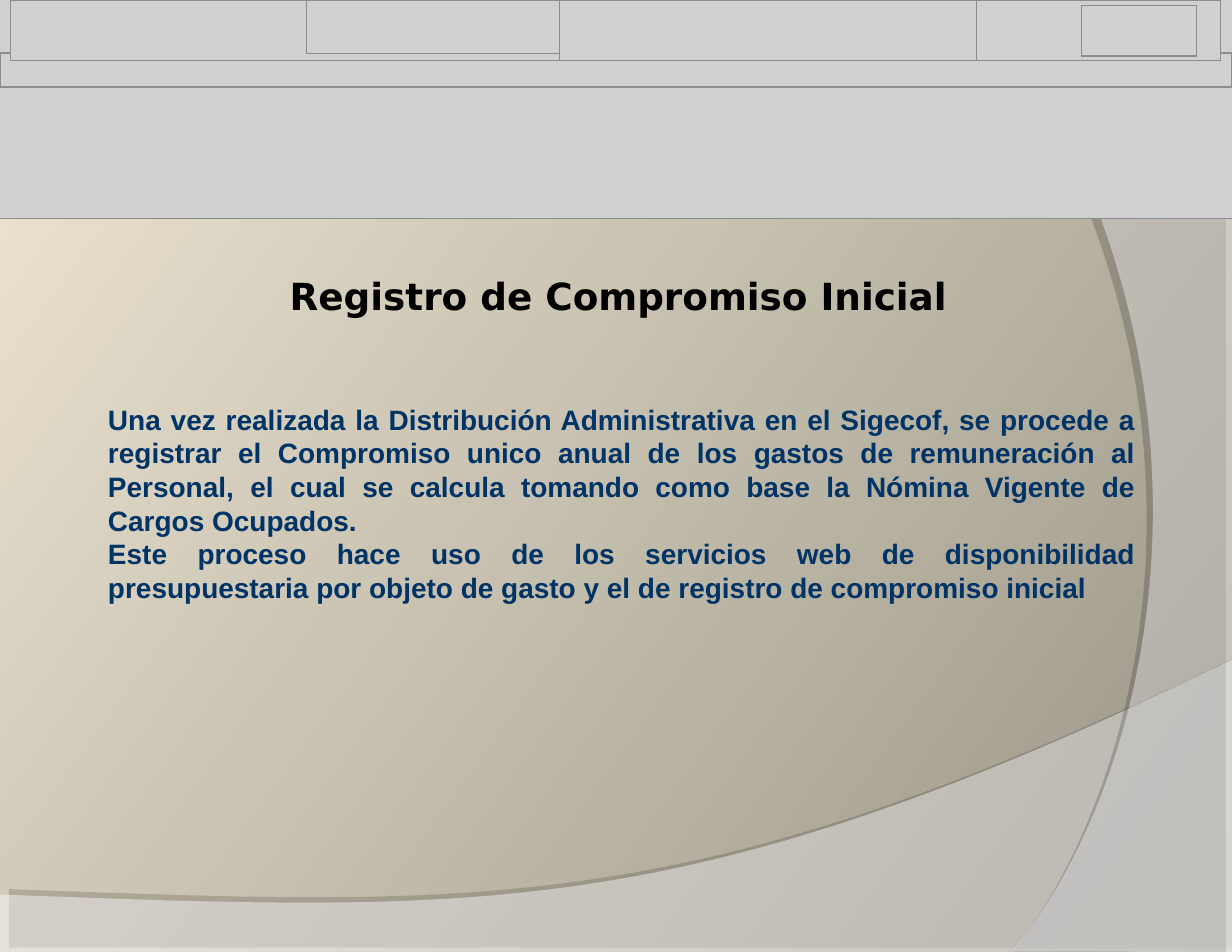
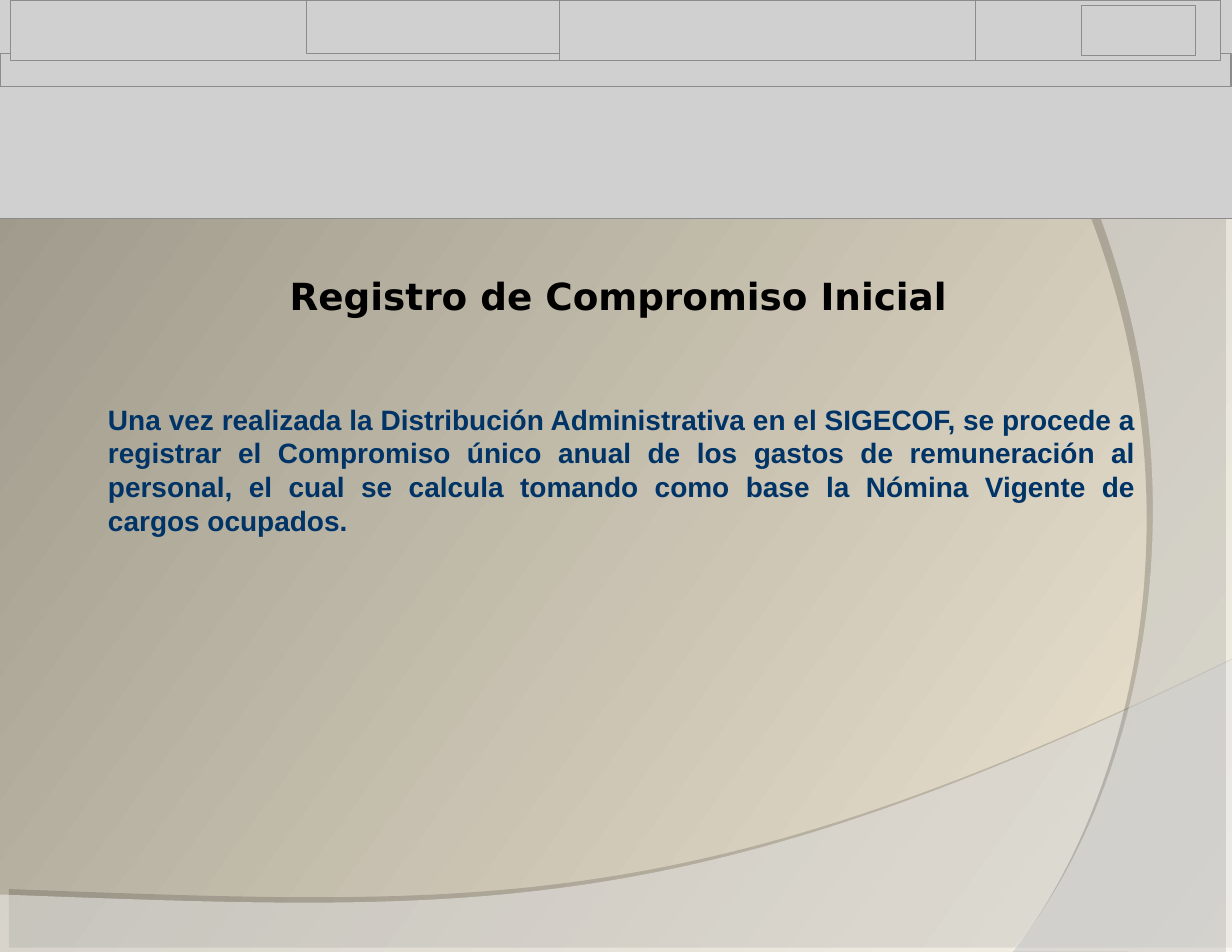
Before and after one commit to alisira/sgf, a slide deck: slide 10 of SOPORTE/Integracion_Sigefirrhh_Sigecof.ppt. Drawn at 1232x952 pixels with LibreOffice and Linux fonts; fonts in the diff are those of the drawing; grey boxes stand for pictures; background and template pictures are left out. Boxes give left, top, right and bottom in pixels: in the first picture for what was removed or moved away, otherwise in the second. Text is boxed around its words. In the diff, an @@ line names an element or a change of style, - is before the commit and + after.

```diff
--- a/SOPORTE/Integracion_Sigefirrhh_Sigecof.ppt
+++ b/SOPORTE/Integracion_Sigefirrhh_Sigecof.ppt
@@ background gradient #9A9487 to #EFE7D3 to gradient #EFE7D3 to #9A9487 @@
@@ text at [108, 409, 1135, 536]: text changed @@
-Una vez realizada la Distribución Administrativa en el Sigecof, se procede a registrar el Compromiso unico anual de los gastos de remuneración al Personal, el cual se calcula tomando como base la Nómina Vigente de Cargos Ocupados.
-Este proceso hace uso de los servicios web de disponibilidad presupuestaria por objeto de gasto y el de registro de compromiso inicial
+Una vez realizada la Distribución Administrativa en el SIGECOF, se procede a registrar el Compromiso único anual de los gastos de remuneración al personal, el cual se calcula tomando como base la Nómina Vigente de cargos ocupados.
```
Also in this commit, not shown: 22 other slides changed, 4 other files.
